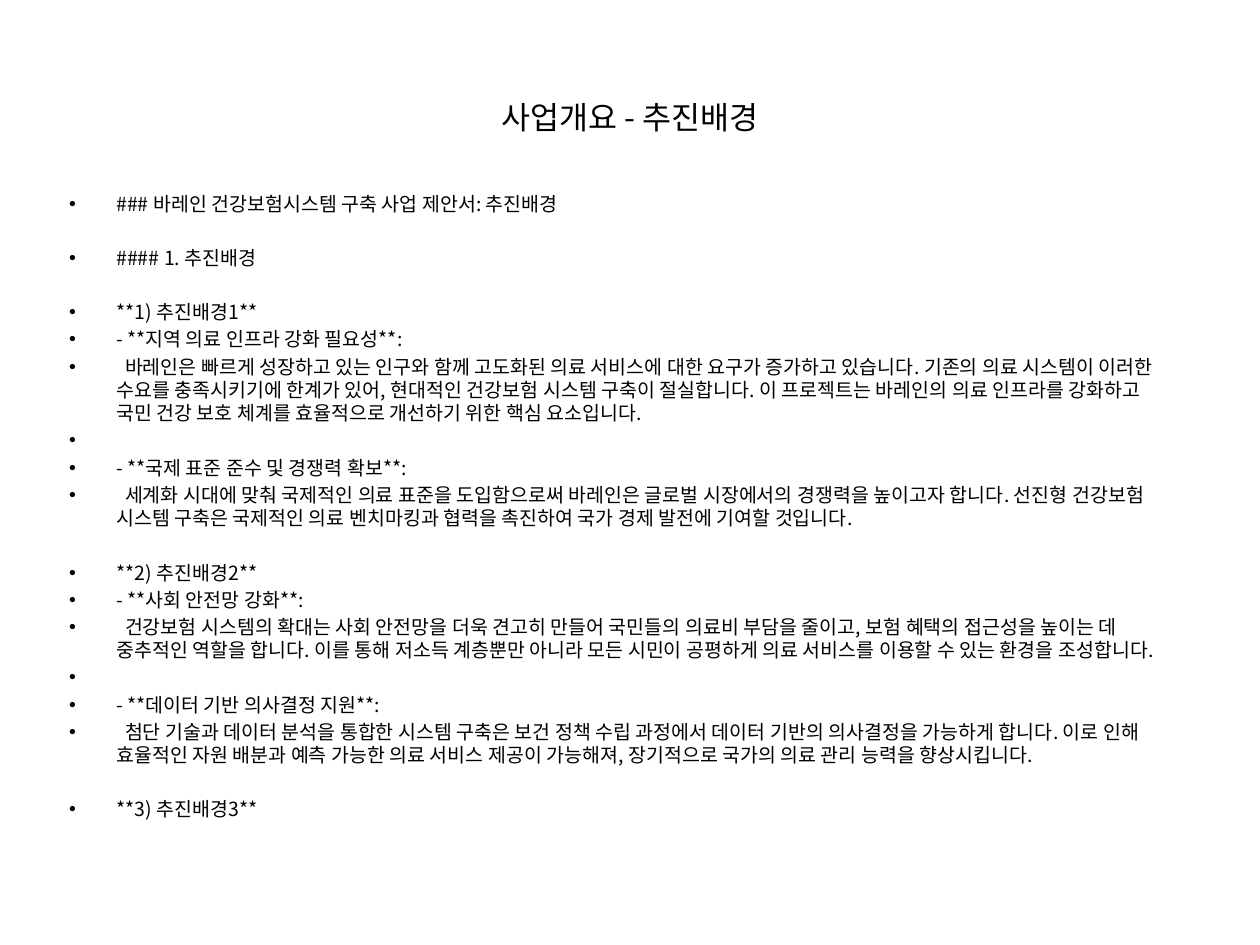
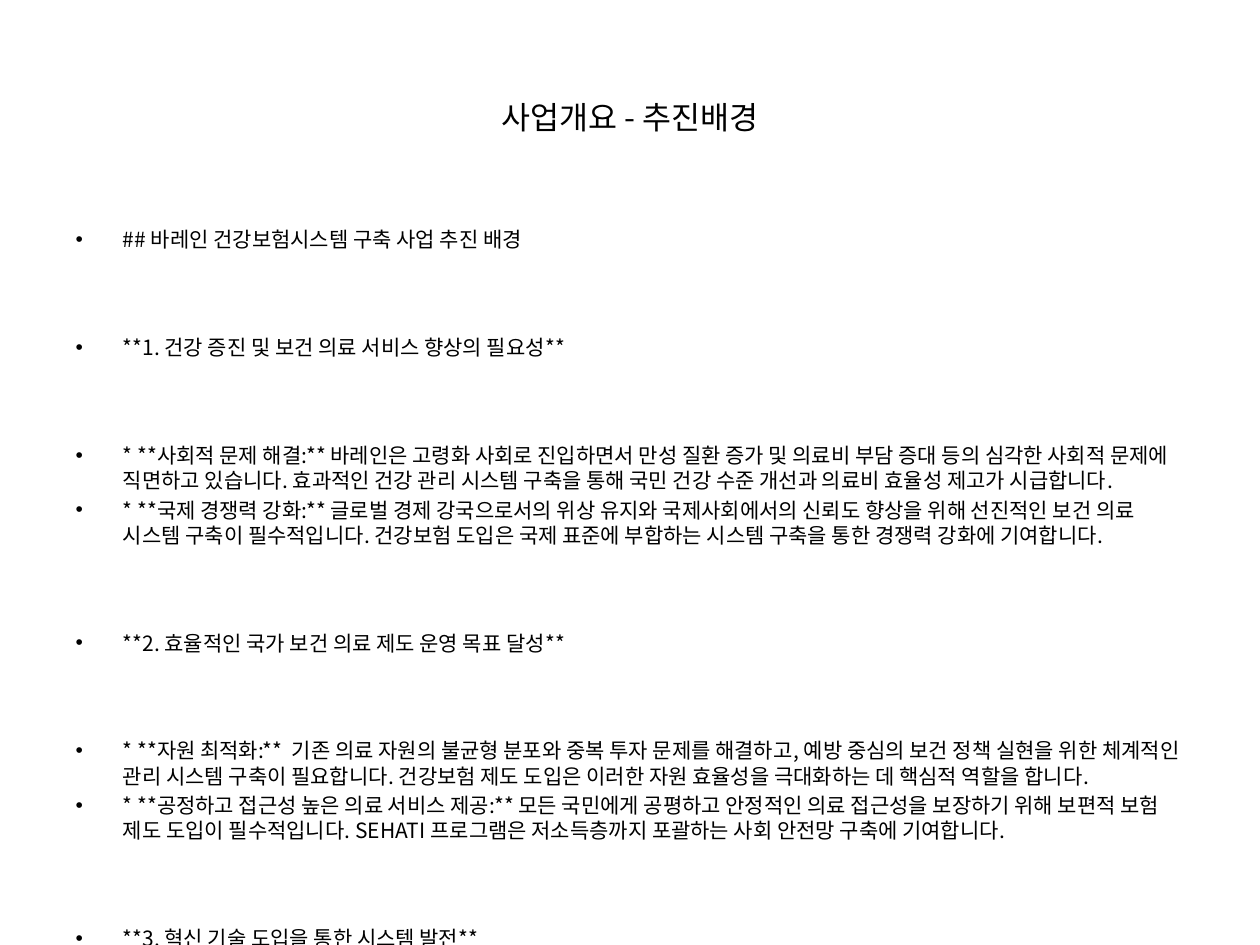
Before and after one commit to anskong/llm_mission, a slide deck: slide 2 of generated_ppt.pptx. Drawn at 1260x945 pixels with LibreOffice and Linux fonts; fonts in the diff are those of the drawing. Boxes give left, top, right and bottom in pixels: in the first picture for what was removed or moved away, otherwise in the second. Text is boxed around its words. In the diff, an @@ line names an element or a change of style, - is before the commit and + after.

```diff
--- a/generated_ppt.pptx
+++ b/generated_ppt.pptx
@@ text at (123,229,1179,840): text changed; size 11.1 to 12 pt @@
-• ### 바레인 건강보험시스템 구축 사업 제안서: 추진배경
-• #### 1. 추진배경
-• **1) 추진배경1**
-• - **지역 의료 인프라 강화 필요성**:
-• 바레인은 빠르게 성장하고 있는 인구와 함께 고도화된 의료 서비스에 대한 요구가 증가하고 있습니다. 기존의 의료 시스템이 이러한 수요를 충족시키기에 한계가 있어, 현대적인 건강보험 시스템 구축이 절실합니다. 이 프로젝트는 바레인의 의료 인프라를 강화하고 국민 건강 보호 체계를 효율적으로 개선하기 위한 핵심 요소입니다.
-• - **국제 표준 준수 및 경쟁력 확보**:
-• 세계화 시대에 맞춰 국제적인 의료 표준을 도입함으로써 바레인은 글로벌 시장에서의 경쟁력을 높이고자 합니다. 선진형 건강보험 시스템 구축은 국제적인 의료 벤치마킹과 협력을 촉진하여 국가 경제 발전에 기여할 것입니다.
-• **2) 추진배경2**
-• - **사회 안전망 강화**:
-• 건강보험 시스템의 확대는 사회 안전망을 더욱 견고히 만들어 국민들의 의료비 부담을 줄이고, 보험 혜택의 접근성을 높이는 데 중추적인 역할을 합니다. 이를 통해 저소득 계층뿐만 아니라 모든 시민이 공평하게 의료 서비스를 이용할 수 있는 환경을 조성합니다.
-• - **데이터 기반 의사결정 지원**:
-• 첨단 기술과 데이터 분석을 통합한 시스템 구축은 보건 정책 수립 과정에서 데이터 기반의 의사결정을 가능하게 합니다. 이로 인해 효율적인 자원 배분과 예측 가능한 의료 서비스 제공이 가능해져, 장기적으로 국가의 의료 관리 능력을 향상시킵니다.
-• **3) 추진배경3**
+• ## 바레인 건강보험시스템 구축 사업 추진 배경
+• **1. 건강 증진 및 보건 의료 서비스 향상의 필요성**
+• * **사회적 문제 해결:** 바레인은 고령화 사회로 진입하면서 만성 질환 증가 및 의료비 부담 증대 등의 심각한 사회적 문제에 직면하고 있습니다. 효과적인 건강 관리 시스템 구축을 통해 국민 건강 수준 개선과 의료비 효율성 제고가 시급합니다.
+• * **국제 경쟁력 강화:** 글로벌 경제 강국으로서의 위상 유지와 국제사회에서의 신뢰도 향상을 위해 선진적인 보건 의료 시스템 구축이 필수적입니다. 건강보험 도입은 국제 표준에 부합하는 시스템 구축을 통한 경쟁력 강화에 기여합니다.
+• **2. 효율적인 국가 보건 의료 제도 운영 목표 달성**
+• * **자원 최적화:** 기존 의료 자원의 불균형 분포와 중복 투자 문제를 해결하고, 예방 중심의 보건 정책 실현을 위한 체계적인 관리 시스템 구축이 필요합니다. 건강보험 제도 도입은 이러한 자원 효율성을 극대화하는 데 핵심적 역할을 합니다.
+• * **공정하고 접근성 높은 의료 서비스 제공:** 모든 국민에게 공평하고 안정적인 의료 접근성을 보장하기 위해 보편적 보험 제도 도입이 필수적입니다. SEHATI 프로그램은 저소득층까지 포괄하는 사회 안전망 구축에 기여합니다.
+• **3. 혁신 기술 도입을 통한 시스템 발전**
```
Also in this commit, not shown: 2 other slides changed, 19 slides added, 1 other file.
